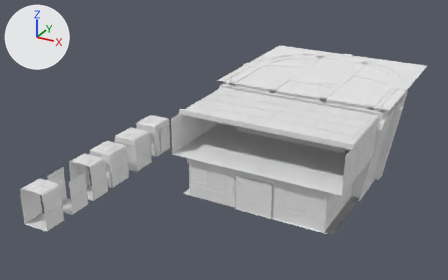
The Blender file BlenderSource/MonitorShuttlebay.blend as it was, and as the next commit left it.
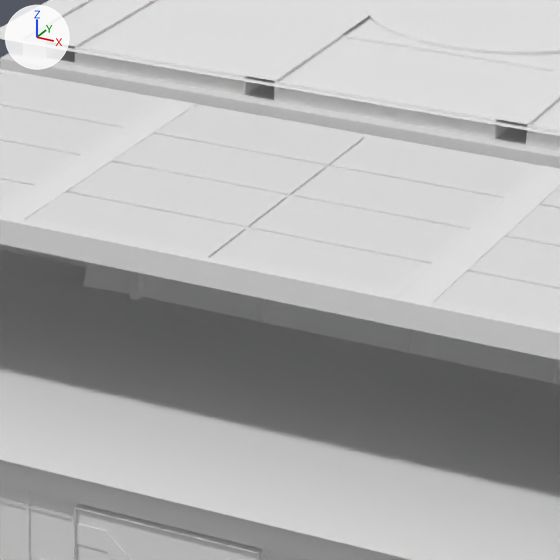
Each version is shown whole from a camera (50 mm lens) standing at (67.0, -178.5, 86.4) and looking at (-15.0, -29.5, 11.9), then close up on the part from 49% to 74% of the width and 26% to 67% of the height. Lighting does not change. The marker at upper left points along +X, +Y and +Z.
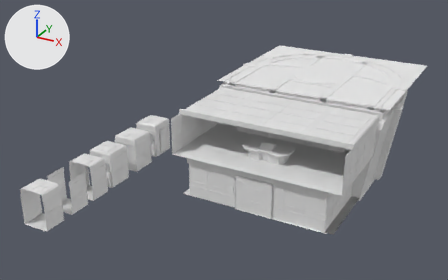
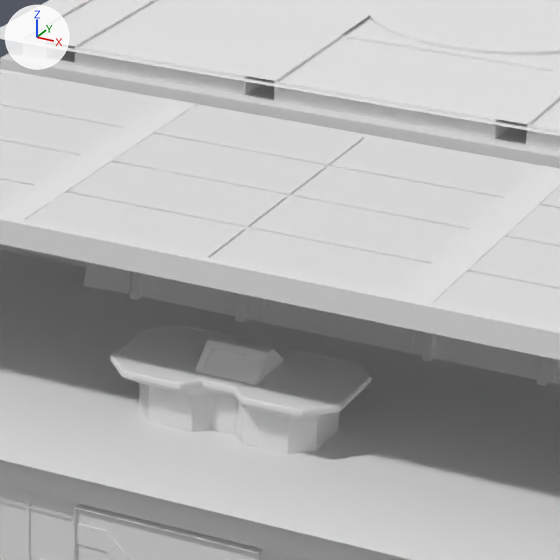
The change, as JSON lines over the scene's bpy script:
```json
{"block": "me_cube_001", "where": "# used by ob_cube; location = (2.5, -2.4, 0.51); scale = (6.59, 6.59, 6.59)"}
{"op": "remove", "block": "me_cube_001", "code": "me_cube_001.from_pydata(...)  # 15076 vertices, 13031 faces, 2 loose edges; spans x -3.99..4.41, y -6.9..4.73, z -0.16..3.94"}
{"op": "add", "block": "me_cube_001", "code": "me_cube_001.from_pydata(...)  # 15427 vertices, 13311 faces, 2 loose edges; spans x -3.99..4.41, y -6.9..4.73, z -0.16..3.94"}
{"block": "me_cube_001", "change": "me_cube_001 part 1: a new loose piece of 297 vertices spanning x -0.98..1.13, y -5.82..-4.69, z 1.92..2.62, in mat_chaffeetexture (white #e7e7e7)"}
```

Boxes [x1, y1, x2, y2] around the edits, measured in the close-ups (560 x 560 px):
```json
{"part": 1, "of": "me_cube_001", "change": "added", "after": [110, 323, 372, 454]}
```
